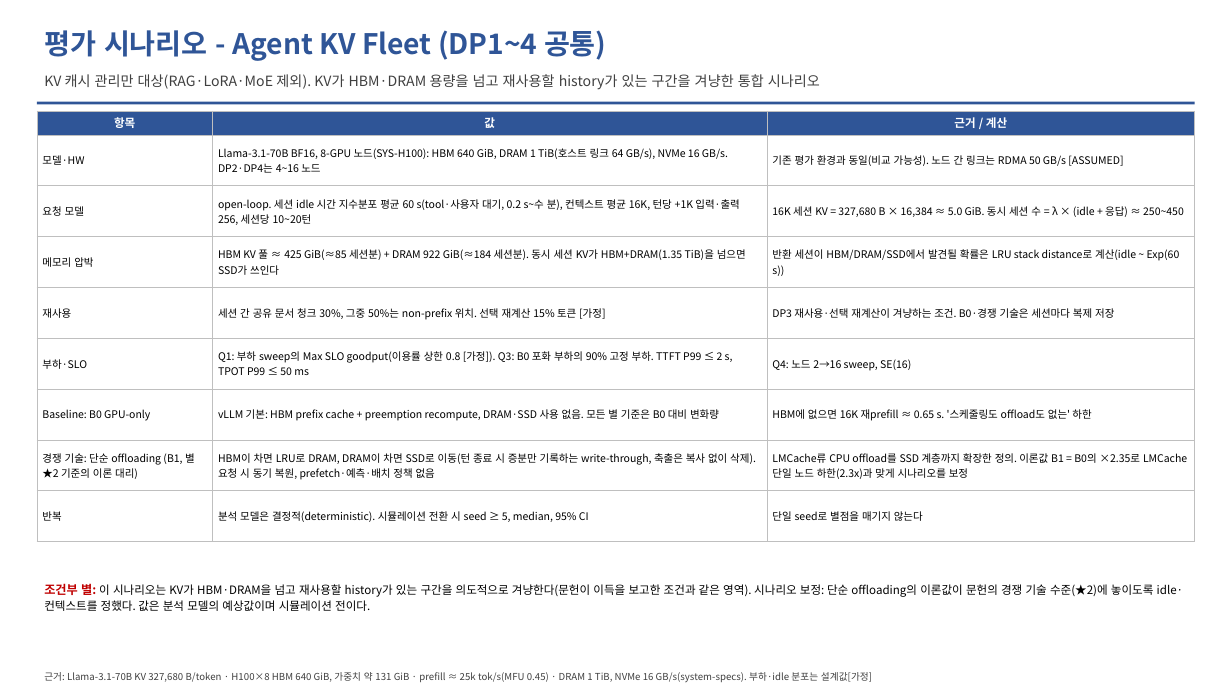
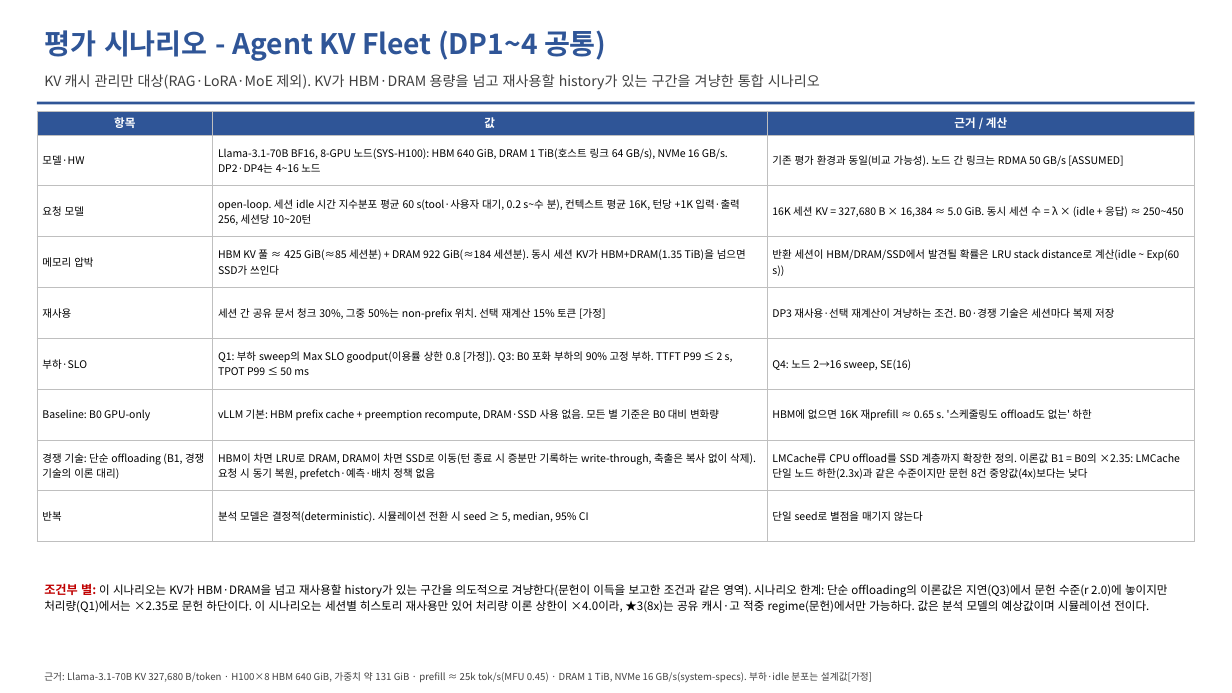
Before and after one commit to mkim0628/vllm, a slide deck: slide 18 of doc-mk/QA-criteria-v4/DP-QA-criteria-v4.pptx. Drawn at 1232x693 pixels with LibreOffice and Linux fonts; fonts in the diff are those of the drawing. Boxes give left, top, right and bottom in pixels: in the first picture for what was removed or moved away, otherwise in the second. Text is boxed around its words. In the diff, an @@ line names an element or a change of style, - is before the commit and + after.

```diff
--- a/doc-mk/QA-criteria-v4/DP-QA-criteria-v4.pptx
+++ b/doc-mk/QA-criteria-v4/DP-QA-criteria-v4.pptx
@@ table at <box>37,111,1195,542</box> @@
-row 8, column 1: 경쟁 기술: 단순 offloading (B1, 별 ★2 기준의 이론 대리)
+row 8, column 1: 경쟁 기술: 단순 offloading (B1, 경쟁 기술의 이론 대리)
-row 8, column 3: LMCache류 CPU offload를 SSD 계층까지 확장한 정의. 이론값 B1 = B0의 ×2.35로 LMCache 단일 노드 하한(2.3x)과 맞게 시나리오를 보정
+row 8, column 3: LMCache류 CPU offload를 SSD 계층까지 확장한 정의. 이론값 B1 = B0의 ×2.35: LMCache 단일 노드 하한(2.3x)과 같은 수준이지만 문헌 8건 중앙값(4x)보다는 낮다
@@ text at <box>44,583,1168,613</box>: text changed @@
-조건부 별: 이 시나리오는 KV가 HBM·DRAM을 넘고 재사용할 history가 있는 구간을 의도적으로 겨냥한다(문헌이 이득을 보고한 조건과 같은 영역). 시나리오 보정: 단순 offloading의 이론값이 문헌의 경쟁 기술 수준(★2)에 놓이도록 idle·컨텍스트를 정했다. 값은 분석 모델의 예상값이며 시뮬레이션 전이다.
+조건부 별: 이 시나리오는 KV가 HBM·DRAM을 넘고 재사용할 history가 있는 구간을 의도적으로 겨냥한다(문헌이 이득을 보고한 조건과 같은 영역). 시나리오 한계: 단순 offloading의 이론값은 지연(Q3)에서 문헌 수준(r 2.0)에 놓이지만 처리량(Q1)에서는 ×2.35로 문헌 하단이다. 이 시나리오는 세션별 히스토리 재사용만 있어 처리량 이론 상한이 ×4.0이라, ★3(8x)는 공유 캐시·고 적중 regime(문헌)에서만 가능하다. 값은 분석 모델의 예상값이며 시뮬레이션 전이다.
```
Also in this commit, not shown: 10 other slides changed, 4 other files.
